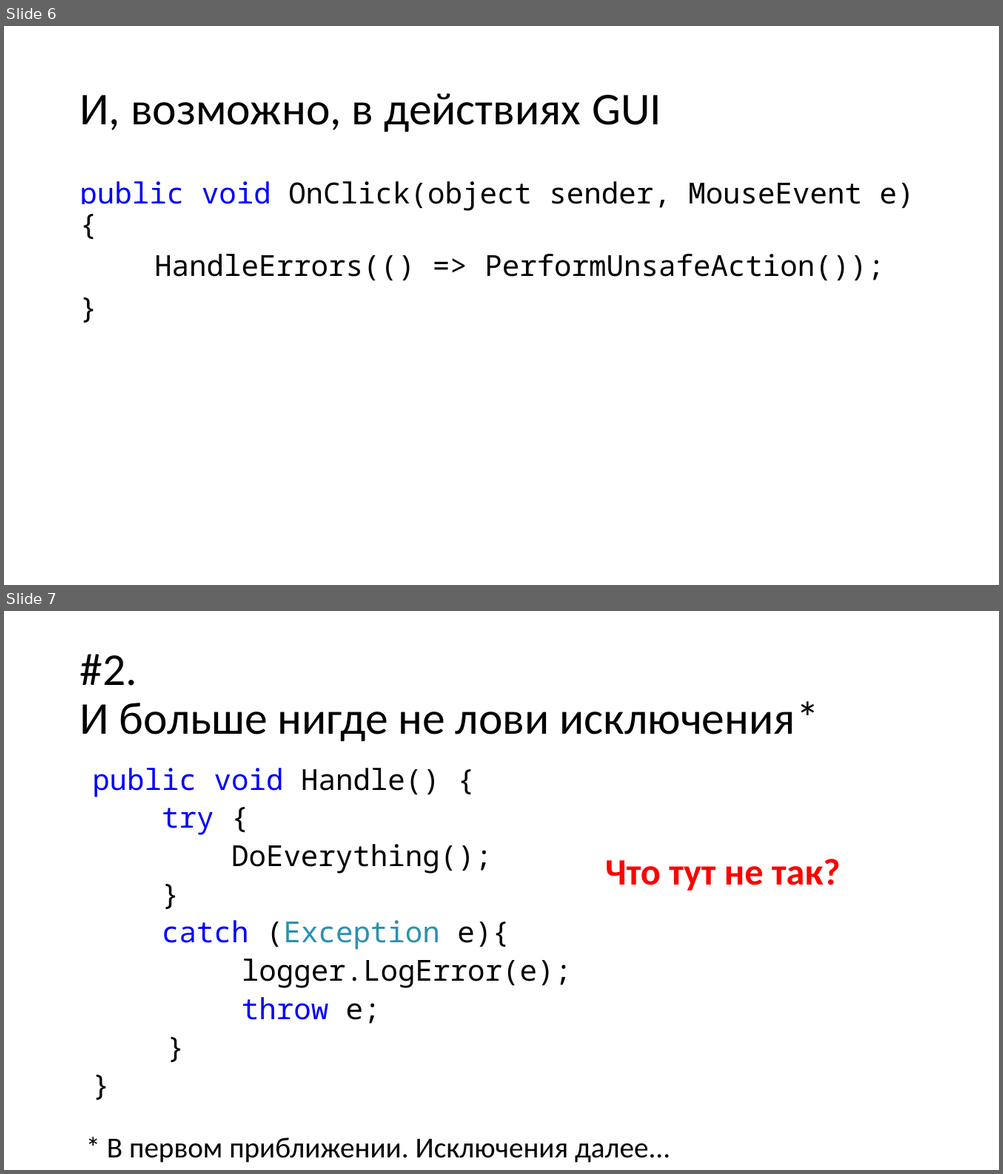
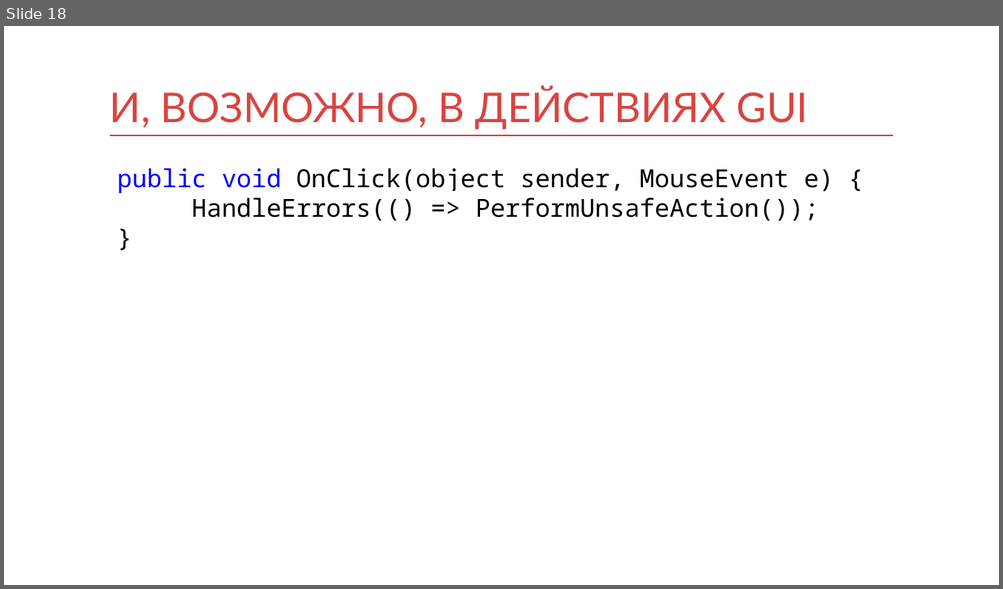
Before and after one commit to kontur-courses/exceptions, a slide deck: exceptions.pptx. Shown one above the other, each under a label of ours: slides 6 and 7 before the commit, slide 18 after it. The pictures are 1003x1174 and 1003x589 pixels, drawn with LibreOffice and Linux fonts; fonts in the diff are those of the drawing. Boxes give left, top, right and bottom in pixels: in the first picture for what was removed or moved away, otherwise in the second. Text is boxed around its words. In the diff, an @@ line names an element or a change of style, - is before the commit and + after.

```diff
--- a/exceptions.pptx
+++ b/exceptions.pptx
@@ slide 7 removed at bbox=[4, 611, 999, 1170], background #FFFFFF @@
@@ title removed at bbox=[79, 654, 819, 741] @@
-#2.
-И больше нигде не лови исключения*
@@ text removed at bbox=[92, 768, 572, 1024] @@
-public void Handle() {
-try {
-DoEverything();
-}
-catch (Exception e){
-logger.LogError(e);
-throw e;
-}
-}
@@ text removed at bbox=[605, 859, 840, 891] @@
-Что тут не так?
@@ text removed at bbox=[107, 1138, 670, 1163] @@
-* В первом приближении. Исключения далее...
@@ what was slide 6 is now slide 18 @@
@@ slide 18 changed as well @@
@@ title at bbox=[110, 86, 808, 130]: text changed; size 44 to 39.6 pt; font Calibri to Lato; text colour #000000 to #D94440 @@
-И, возможно, в действиях GUI
+И, ВОЗМОЖНО, В ДЕЙСТВИЯХ GUI
@@ title "И, ВОЗМОЖНО, В ДЕЙСТВИЯХ GUI" at bbox=[110, 86, 808, 130]: vertical alignment middle to bottom @@
@@ line added from (110, 136) to (893, 136), #D83F3B 1 pt @@
@@ text "public void OnClick(object sender, MouseEvent ...": place and size @@
-text "public void OnClick(object sender, MouseEvent ..." at bbox=[79, 181, 914, 281]
+text "public void OnClick(object sender, MouseEvent ..." at bbox=[117, 168, 834, 221]
@@ text "public void OnClick(object sender, MouseEvent ..." at bbox=[117, 168, 834, 221]: size 28 to 24 pt; line spacing 0.9 to 1; less space between paragraphs @@
```
Also in this commit, not shown: 14 other slides changed, 9 slides added, 6 other files.
